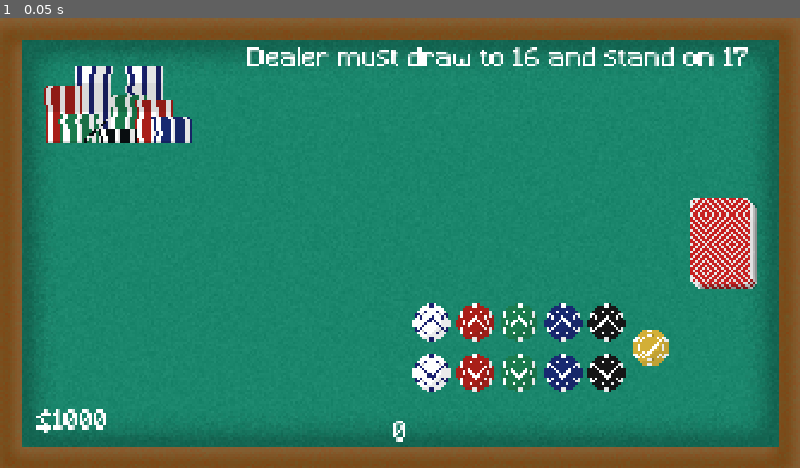
Above: before the commit, frame 1.
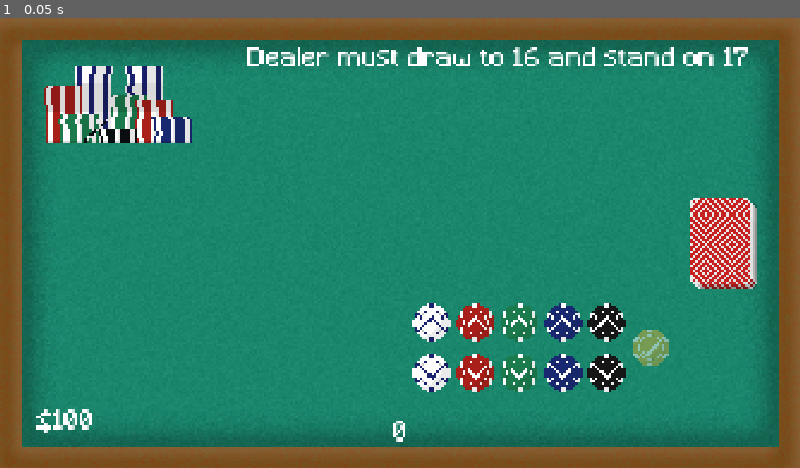
Above: after the commit, the same moment.

Repository: 7itanium/Simple-Blackjack
Game: Godot game, scene res://Scenes/table.tscn
Same seed, same stepped clock (60 frames per second), same inputs: the game is played once before the commit and once after it.
Inputs:
- Up to frame 1 (0.05 s): no input

The runs differ from the first frame. In frame 1, 0.3% of the frame differs, in the area x 11-84%, y 69-92%.

Commit message:
Finished main mechanics

Diff:
--- a/Scenes/betting.tscn
+++ b/Scenes/betting.tscn
@@ -16,6 +16,10 @@
 [ext_resource type="Texture2D" uid="uid://dbhs2asor1e2x" path="res://Sprites/Chips/RedSide.png" id="9_0ptfu"]
 [ext_resource type="Texture2D" uid="uid://bospe4g31evvl" path="res://Sprites/Chips/Check.png" id="15_w4552"]
 [ext_resource type="Script" uid="uid://mt526l4cpyoc" path="res://Scripts/check.gd" id="16_j1w16"]
+[ext_resource type="AudioStream" uid="uid://tn3vyiwd2tgx" path="res://Sounds/SFX/felt_add.mp3" id="17_yqtwm"]
+[ext_resource type="AudioStream" uid="uid://clcbpwf7p6n3" path="res://Sounds/SFX/felt_remove.mp3" id="18_laeix"]
+[ext_resource type="AudioStream" uid="uid://7pdahvvw1j1j" path="res://Sounds/SFX/chip_add.mp3" id="19_733qt"]
+[ext_resource type="AudioStream" uid="uid://blwavlh61fpdv" path="res://Sounds/SFX/chip_remove.mp3" id="20_b8jq1"]
 
 [node name="Node2D" type="Node2D"]
 script = ExtResource("1_4efgp")
@@ -383,3 +387,15 @@
 position = Vector2(200, 0)
 texture = ExtResource("15_w4552")
 script = ExtResource("16_j1w16")
+
+[node name="FeltAdd" type="AudioStreamPlayer2D" parent="."]
+stream = ExtResource("17_yqtwm")
+
+[node name="FeltRemove" type="AudioStreamPlayer2D" parent="."]
+stream = ExtResource("18_laeix")
+
+[node name="ChipAdd" type="AudioStreamPlayer2D" parent="."]
+stream = ExtResource("19_733qt")
+
+[node name="ChipRemove" type="AudioStreamPlayer2D" parent="."]
+stream = ExtResource("20_b8jq1")
--- a/Scenes/chip.tscn
+++ b/Scenes/chip.tscn
@@ -4,6 +4,7 @@
 [ext_resource type="Script" uid="uid://dls5njif0x1h3" path="res://Scripts/chipHand.gd" id="2_y64u0"]
 
 [node name="Sprite2D" type="Sprite2D"]
+z_index = -1
 scale = Vector2(3, 3)
 texture = ExtResource("1_b23m7")
 script = ExtResource("2_y64u0")
--- a/Scenes/table.tscn
+++ b/Scenes/table.tscn
@@ -3,13 +3,13 @@
 [ext_resource type="Texture2D" uid="uid://cxd1l5t5ou1iq" path="res://Sprites/Table.png" id="1_2fe8g"]
 [ext_resource type="Script" uid="uid://je1qp2c0d0cf" path="res://Scripts/game_manager.gd" id="1_dgbpv"]
 [ext_resource type="Texture2D" uid="uid://m7puj5cxuq1q" path="res://Sprites/Deck.png" id="3_u5355"]
+[ext_resource type="AudioStream" uid="uid://b6cjku77mqcqs" path="res://Sounds/SFX/chip_pile.mp3" id="4_4ntqo"]
 [ext_resource type="AudioStream" uid="uid://d3o5077usji22" path="res://Sounds/SFX/card.mp3" id="5_bmd77"]
-[ext_resource type="PackedScene" uid="uid://cffqxyjvaghce" path="res://Scenes/card.tscn" id="6_5cpa6"]
 [ext_resource type="Texture2D" uid="uid://dgo7d5h4t08ee" path="res://Sprites/Chips/Stack.png" id="6_o4lkm"]
 [ext_resource type="FontFile" uid="uid://djmf3x3u2lnfm" path="res://Fonts/Minecraft.ttf" id="6_usajj"]
 [ext_resource type="AudioStream" uid="uid://bxlbmcvnx0g6k" path="res://Sounds/SFX/bridge.mp3" id="8_j277j"]
-[ext_resource type="Texture2D" uid="uid://l25481ag6fmv" path="res://Sprites/Chips/Red.png" id="8_xexre"]
-[ext_resource type="PackedScene" uid="uid://cuo5h0xeximhb" path="res://Scenes/chip.tscn" id="10_4ntqo"]
+[ext_resource type="Texture2D" uid="uid://dv0l6wryxbu52" path="res://Sprites/Chips/stand.png" id="9_4ntqo"]
+[ext_resource type="Texture2D" uid="uid://b610mdgwmf4xx" path="res://Sprites/Chips/Hit.png" id="10_x0duj"]
 
 [sub_resource type="AtlasTexture" id="AtlasTexture_6mi0s"]
 atlas = ExtResource("3_u5355")
@@ -38,6 +38,9 @@
 [node name="BridgeSound" type="AudioStreamPlayer2D" parent="Game Manager"]
 stream = ExtResource("8_j277j")
 volume_db = -5.0
+
+[node name="ChipPileSound" type="AudioStreamPlayer2D" parent="Game Manager"]
+stream = ExtResource("4_4ntqo")
 
 [node name="Table" type="Node" parent="."]
 
@@ -114,28 +117,14 @@
 text = "21"
 horizontal_alignment = 1
 
-[node name="Red2" type="Sprite2D" parent="Table"]
+[node name="Stand" type="Sprite2D" parent="Table"]
 visible = false
-position = Vector2(-825, 300)
+position = Vector2(675, 300)
 scale = Vector2(3, 3)
-texture = ExtResource("8_xexre")
+texture = ExtResource("9_4ntqo")
 
-[node name="Red" type="Sprite2D" parent="Table"]
+[node name="Hit" type="Sprite2D" parent="Table"]
 visible = false
-position = Vector2(-575, 300)
+position = Vector2(575, 300)
 scale = Vector2(3, 3)
-texture = ExtResource("8_xexre")
-
-[node name="Test" type="Node" parent="."]
-
-[node name="Sprite2D2" parent="Test" instance=ExtResource("6_5cpa6")]
-visible = false
-position = Vector2(0, -300)
-
-[node name="Sprite2D" parent="Test" instance=ExtResource("6_5cpa6")]
-visible = false
-position = Vector2(0, 300)
-
-[node name="Sprite2D" parent="." instance=ExtResource("10_4ntqo")]
-visible = false
-position = Vector2(-703, 290)
+texture = ExtResource("10_x0duj")
--- a/Scripts/betUI.gd
+++ b/Scripts/betUI.gd
@@ -10,7 +10,10 @@
 
 @onready var displayChips = [whiteChips, redChips, greenChips, blueChips, blackChips]
 
-@onready var values = [5, 10, 25, 50, 100]
+@onready var check: Sprite2D = $Check
+
+@onready var values = global.chipValues
+
 
 # Called when the node enters the scene tree for the first time.
 func _ready() -> void:
@@ -26,23 +29,32 @@
 	checkBal()
 
 func checkBal():
-	if global.money < 5:
+	if global.bet[5] == 0:
+		check.modulate.a = 0.5
+	else:
+		check.modulate.a = 1
+
+	if global.money < values[0]:
 		chips[0].modulate.a = 0.5
 	else:
 		chips[0].modulate.a = 1
-	if global.money < 10:
+
+	if global.money < values[1]:
 		chips[2].modulate.a = 0.5
 	else:
 		chips[2].modulate.a = 1
-	if global.money < 25:
+
+	if global.money < values[2]:
 		chips[4].modulate.a = 0.5
 	else:
 		chips[4].modulate.a = 1
-	if global.money < 50:
+
+	if global.money < values[3]:
 		chips[6].modulate.a = 0.5
 	else:
 		chips[6].modulate.a = 1
-	if global.money < 100:
+
+	if global.money < values[4]:
 		chips[8].modulate.a = 0.5
 	else:
 		chips[8].modulate.a = 1
--- a/Scripts/check.gd
+++ b/Scripts/check.gd
@@ -5,5 +5,5 @@
 func _input(event):
 	if event is InputEventMouseButton:
 		if event.button_index == MOUSE_BUTTON_LEFT and event.pressed:
-			if is_pixel_opaque(get_local_mouse_position()):
+			if is_pixel_opaque(get_local_mouse_position()) and modulate.a == 1:
 				global.dealCards = true
--- a/Scripts/chip.gd
+++ b/Scripts/chip.gd
@@ -1,6 +1,11 @@
 extends Sprite2D
 
 @onready var display: Node2D = $"../.."
+
+@onready var felt_add: AudioStreamPlayer2D = $"../../FeltAdd"
+@onready var felt_remove: AudioStreamPlayer2D = $"../../FeltRemove"
+@onready var chip_add: AudioStreamPlayer2D = $"../../ChipAdd"
+@onready var chip_remove: AudioStreamPlayer2D = $"../../ChipRemove"
 
 
 var color = 0
@@ -20,6 +25,17 @@
 					global.bet[5] = (global.bet[0] * display.values[0]) + (global.bet[1] * display.values[1]) + (global.bet[2] * display.values[2]) + (global.bet[3] * display.values[3]) + (global.bet[4] * display.values[4])
 
 					if direction == 1:
+						if global.bet[color] == 1:
+							felt_add.play()
+						else:
+							chip_add.play()
+					else:
+						if global.bet[color] == 0:
+							felt_remove.play()
+						else:
+							chip_remove.play()
+
+					if direction == 1:
 						display.displayChips[color][global.bet[color] - 1].visible = true
 					else:
 						display.displayChips[color][global.bet[color]].visible = false
--- a/Scripts/chipHand.gd
+++ b/Scripts/chipHand.gd
@@ -1,17 +1,22 @@
 extends Sprite2D
 
-var chipTexture = "res://Sprites/Chips/White.png"
+var chipTexture = "res://Sprites/Chips/Check.png"
 
 var target_position = Vector2(0, 0)
-var num
+var num = 0
 var x
+var y = 300
 const SPEED = 5.0
+var losing = false
+
+func _ready() -> void:
+	position = Vector2(-470, 300)
+	texture = load(chipTexture)
 
 func _process(delta: float) -> void:
-	texture = load(chipTexture)
-
-	x = 0
-	target_position = Vector2(x, 300)
+	if not losing:
+		x = (-825 + ((250 / (global.chips + 1)) * num))
+	target_position = Vector2(x, y)
 
 	if position != target_position:
 		position.x = lerp(position.x, target_position.x, SPEED * delta)
--- a/Scripts/game_manager.gd
+++ b/Scripts/game_manager.gd
@@ -1,12 +1,20 @@
 extends Node
 
 @onready var flip_sound: AudioStreamPlayer2D = $FlipSound
+@onready var bridge_sound: AudioStreamPlayer2D = $BridgeSound
+@onready var chip_pile_sound: AudioStreamPlayer2D = $ChipPileSound
+
+@onready var stand: Sprite2D = $"../Table/Stand"
+@onready var hit: Sprite2D = $"../Table/Hit"
+
+
 @onready var player_hand_val: Label = $"../Table/playerHandVal"
 @onready var dealer_hand_val: Label = $"../Table/dealerHandVal"
 @onready var money: Label = $"../Table/Money"
-@onready var bridge_sound: AudioStreamPlayer2D = $BridgeSound
+
 
 var new_card = preload("res://Scenes/card.tscn")
+var new_chip = preload("res://Scenes/chip.tscn")
 var bettingScene = preload("res://Scenes/betting.tscn")
 var liveDeck = global.deck.keys()
 var playerHand = [0, false, 0]
@@ -17,10 +25,13 @@
 var dealerDown
 var bettingUI
 var cards = []
+var chips = []
+var chipsWon = []
+var blackjackPay = 0
 
 # Called when the node enters the scene tree for the first time.
 func _ready() -> void:
-	global.money = 1000
+	global.money = 100
 	getBet()
 
 # Called every frame. 'delta' is the elapsed time since the previous frame.
@@ -43,10 +54,14 @@
 
 		if playerHand[0] > 21:
 			player_hand_val.text = str(playerHand[0]) + ", Bust!"
+		elif playerHand[0] == 21 and global.delt[0] == 2:
+			player_hand_val.text = "Blackjack!"
 		else:
 			player_hand_val.text = str(playerHand[0])
 		if dealerHand[0] > 21:
 			dealer_hand_val.text = str(dealerHand[0]) + ", Bust!"
+		elif dealerHand[0] == 21 and global.delt[1] == 2:
+			dealer_hand_val.text = "Blackjack!"
 		else:
 			dealer_hand_val.text = str(dealerHand[0])
 
@@ -54,7 +69,10 @@
 		if Input.is_action_just_pressed("Hit") and isPlayerTurn == true:
 			deal_card(playerHand, false)
 
-		if Input.is_action_just_pressed("Stand") and isPlayerTurn == true:
+		if (Input.is_action_just_pressed("Stand") or playerHand[0] == 21) and isPlayerTurn == true:
+			isPlayerTurn = false
+			if playerHand[0] == 21:
+				await get_tree().create_timer(1).timeout
 			dealerTurn()
 
 		if playerHand[0] > 21 and isPlayerTurn == true:
@@ -79,6 +97,9 @@
 	bettingUI.queue_free()
 	global.dealCards = false
 	isBetting = false
+
+	dealChips()
+
 	deal_card(dealerHand, false)
 	await get_tree().create_timer(.2).timeout
 	deal_card(playerHand, false)
@@ -89,24 +110,98 @@
 	await get_tree().create_timer(.5).timeout
 	isPlayerTurn = true
 
+func dealChips():
+	for i in range(5):
+		for j in range(global.bet[i]):
+			global.chips += 1
+			var instance = new_chip.instantiate()
+			instance.num = global.chips
+			instance.chipTexture = global.chipColors[i]
+
+			var winnings = new_chip.instantiate()
+			winnings.num = global.chips
+			winnings.chipTexture = global.chipColors[i]
+			winnings.z_index = -2
+			winnings.visible = false
+
+			chips.append(instance)
+			chipsWon.append(winnings)
+			add_child(instance)
+			add_child(winnings)
+
 func end():
 	isDealerTurn = false
 	isPlayerTurn = false
 	await get_tree().create_timer(2).timeout
+
+	if player_hand_val.text == "Blackjack!":
+		if dealer_hand_val.text == "Blackjack!":
+			global.money += global.bet[5]
+		else:
+			chip_pile_sound.play()
+			blackjackPay = int(ceil(global.bet[5] * 0.5))
+			global.money += global.bet[5] * 2 + blackjackPay
+			for i in range(4, -1, -1):
+				while blackjackPay > global.chipValues[i]:
+					global.chips += 1
+					var winnings = new_chip.instantiate()
+					winnings.num = global.chips
+					winnings.chipTexture = global.chipColors[i]
+					winnings.z_index = -2
+					winnings.position = Vector2(-679, -300)
+					winnings.visible = false
+
+					chipsWon.append(winnings)
+					add_child(winnings)
+
+					blackjackPay -= global.chipValues[i]
+			for chip in chipsWon:
+				chip.visible = true
+				chip.position = Vector2(-679, -300)
+				chip.y = 200
+				await get_tree().create_timer(.075).timeout
+
+	elif dealerHand[0] > 21 or (playerHand[0] > dealerHand[0] and playerHand[0] < 22):
+		chip_pile_sound.play()
+		global.money += global.bet[5] * 2
+		for chip in chipsWon:
+			chip.visible = true
+			chip.position = Vector2(-679, -300)
+			chip.y = 200
+			await get_tree().create_timer(.075).timeout
+	elif dealerHand[0] == playerHand[0] and dealer_hand_val.text != "Blackjack!":
+		global.money += global.bet[5]
+	else:
+		chip_pile_sound.play()
+		for chip in chipsWon:
+			chip.queue_free()
+		chipsWon = []
+		for i in range(chips.size() - 1, -1, -1):
+			chips[i].losing = true
+			chips[i].x = -679
+			chips[i].y = -300
+			await get_tree().create_timer(.075).timeout
+
+	await get_tree().create_timer(.5).timeout
 	bridge_sound.play()
-	if dealerHand[0] > 21 or (playerHand[0] > dealerHand[0] and playerHand[0] < 22):
-		global.money += global.bet[5] * 2
 	for card in cards:
 		card.target_position = Vector2(775, 0)
 	await get_tree().create_timer(2).timeout
 	for card in cards:
 		card.queue_free()
+	for chip in chips:
+		chip.queue_free()
+	for chip in chipsWon:
+		chip.queue_free()
 	global.delt = [0,0]
 	global.end = [250, 250]
 	cards = []
+	chips = []
+	chipsWon = []
 	liveDeck = global.deck.keys()
 	playerHand = [0, false, 0]
 	dealerHand = [0, false, 1]
+	blackjackPay = 0
 	getBet()
 
 func dealerTurn():
@@ -115,7 +210,7 @@
 	dealerDown.scale.x = -3
 	flip_sound.play()
 	await get_tree().create_timer(1.2).timeout
-	while dealerHand[0] < 17:
+	while dealerHand[0] < 17 and not (player_hand_val.text == "Blackjack!" and global.delt[1] > 1):
 		deal_card(dealerHand, false)
 		await get_tree().create_timer(1.2).timeout
 	end()
--- a/Scripts/global.gd
+++ b/Scripts/global.gd
@@ -62,6 +62,16 @@
 
 var bet = [0, 0, 0, 0, 0, 0]
 
-var money = 1000
+var money = 100
 
 var chips = 0
+
+var chipColors = [
+	"res://Sprites/Chips/White.png",
+	"res://Sprites/Chips/Red.png",
+	"res://Sprites/Chips/Green.png",
+	"res://Sprites/Chips/Blue.png",
+	"res://Sprites/Chips/Black.png"
+]
+
+var chipValues = [1, 5, 10, 25, 50]
Not shown: 1 places in Scenes/betting.tscn that only renumber resources
Not shown, added: Sounds/SFX/chip_add.mp3.import
Not shown, added: Sounds/SFX/chip_pile.mp3.import
Not shown, added: Sounds/SFX/chip_remove.mp3.import
Not shown, added: Sounds/SFX/felt_add.mp3.import
Not shown, added: Sounds/SFX/felt_remove.mp3.import
Not shown, added: Sounds/SFX/chip_add.mp3
Not shown, added: Sounds/SFX/chip_pile.mp3
Not shown, added: Sounds/SFX/chip_remove.mp3
Not shown, added: Sounds/SFX/felt_add.mp3
Not shown, added: Sounds/SFX/felt_remove.mp3
